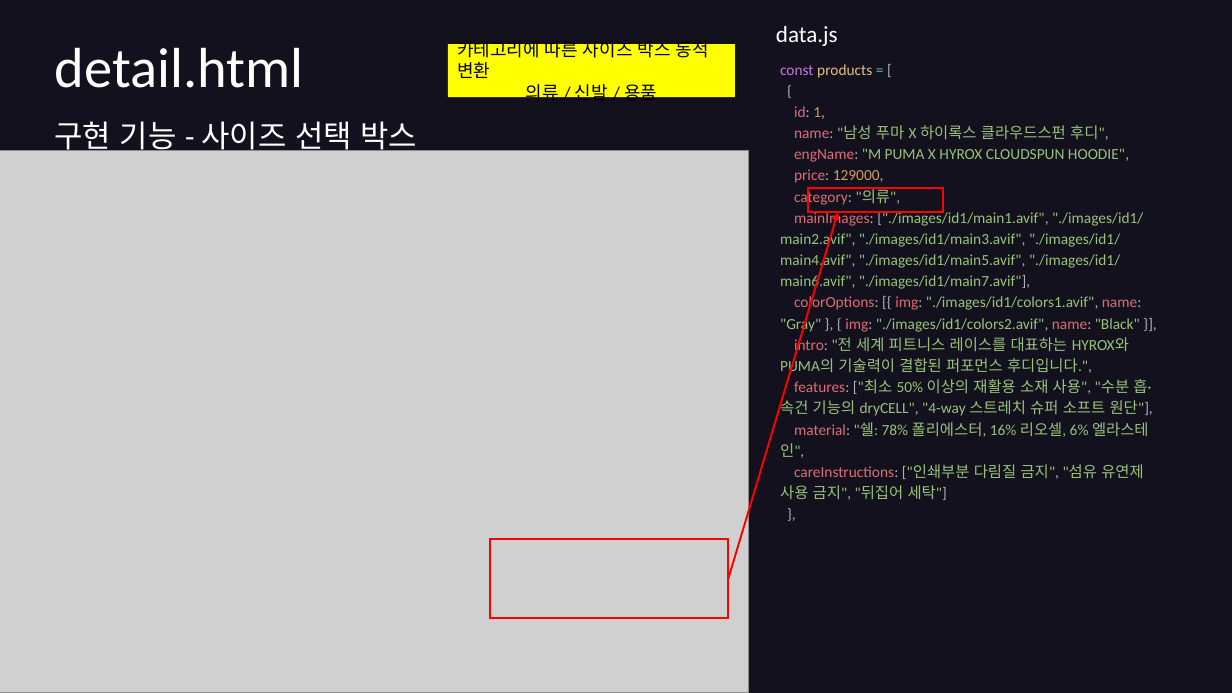
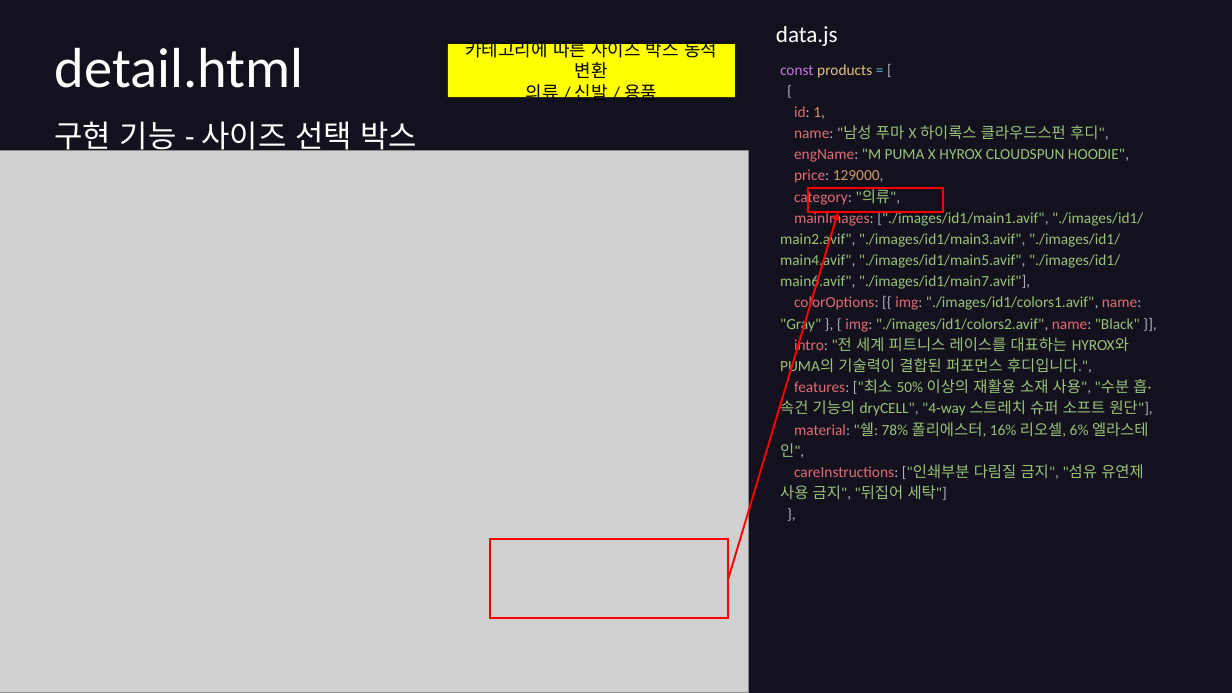
Before and after one commit to hyunkyumlee/FrontProject, a slide deck: slide 19 of 발표 자료/푸마_발표ppt.pptx. Drawn at 1232x693 pixels with LibreOffice and Linux fonts; fonts in the diff are those of the drawing; grey boxes stand for pictures. Boxes give left, top, right and bottom in pixels: in the first picture for what was removed or moved away, otherwise in the second. Text is boxed around its words. In the diff, an @@ line names an element or a change of style, - is before the commit and + after.

```diff
--- a/발표 자료/푸마_발표ppt.pptx
+++ b/발표 자료/푸마_발표ppt.pptx
@@ text in rectangle at (x1=465, y1=37, x2=717, y2=78): alignment left to centre @@
```
Also in this commit, not shown: 2 other slides changed, 3 other files.
